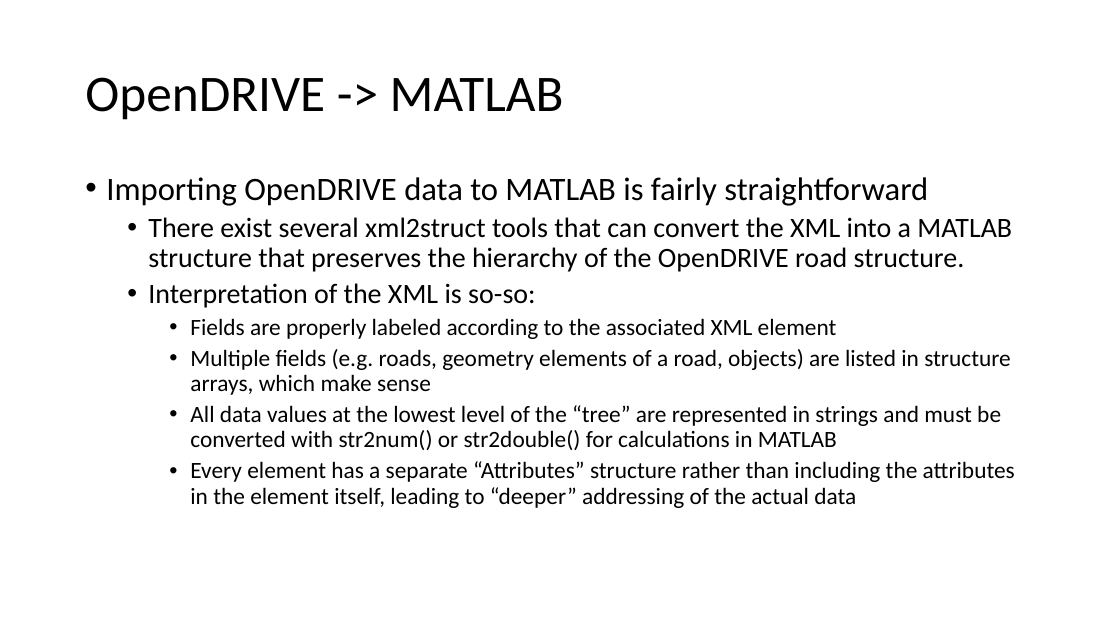
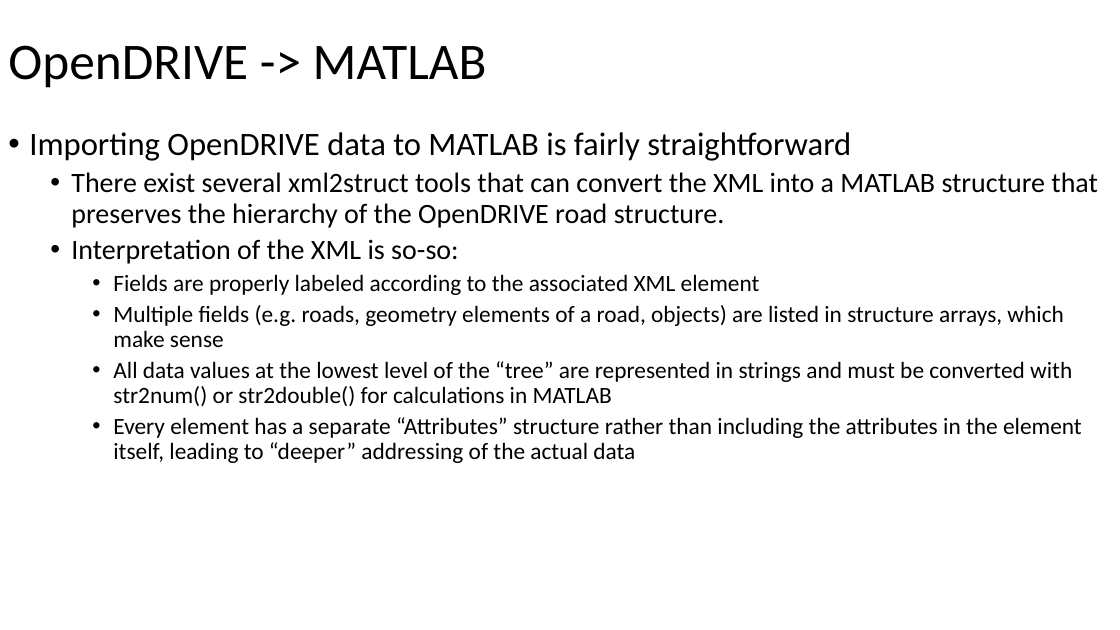
Before and after one commit to ivsg-psu/PathPlanning_MapTools_ParseXODR, a slide deck: slide 3 of Documents/OpenDRIVE-MATLAB.pptx. Drawn at 1120x630 pixels with LibreOffice and Linux fonts; fonts in the diff are those of the drawing. Boxes give left, top, right and bottom in pixels: in the first picture for what was removed or moved away, otherwise in the second. Text is boxed around its words. In the diff, an @@ line names an element or a change of style, - is before the commit and + after.

```diff
--- a/Documents/OpenDRIVE-MATLAB.pptx
+++ b/Documents/OpenDRIVE-MATLAB.pptx
@@ title "OpenDRIVE -> MATLAB": place and size @@
-title "OpenDRIVE -> MATLAB" at (85, 77, 564, 120)
+title "OpenDRIVE -> MATLAB" at (8, 45, 487, 88)
@@ text "Importing OpenDRIVE data to MATLAB ..." rewrapped from (106, 177, 1015, 508) to (29, 132, 1098, 463) @@
```
Also in this commit, not shown: 4 other slides changed, 3 other files.
